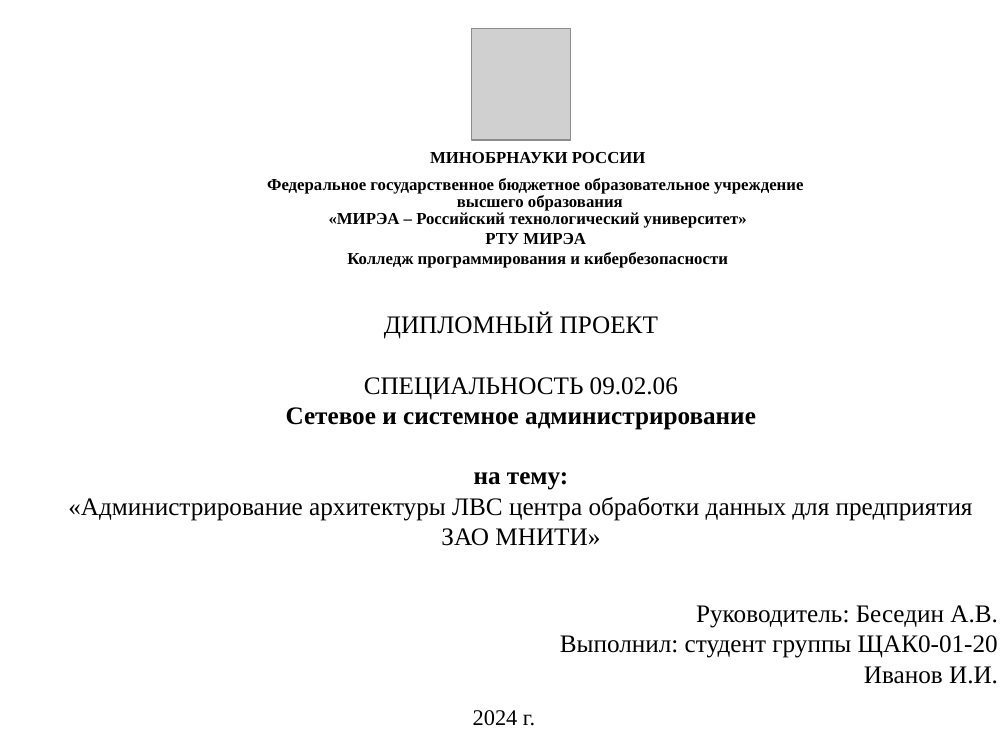
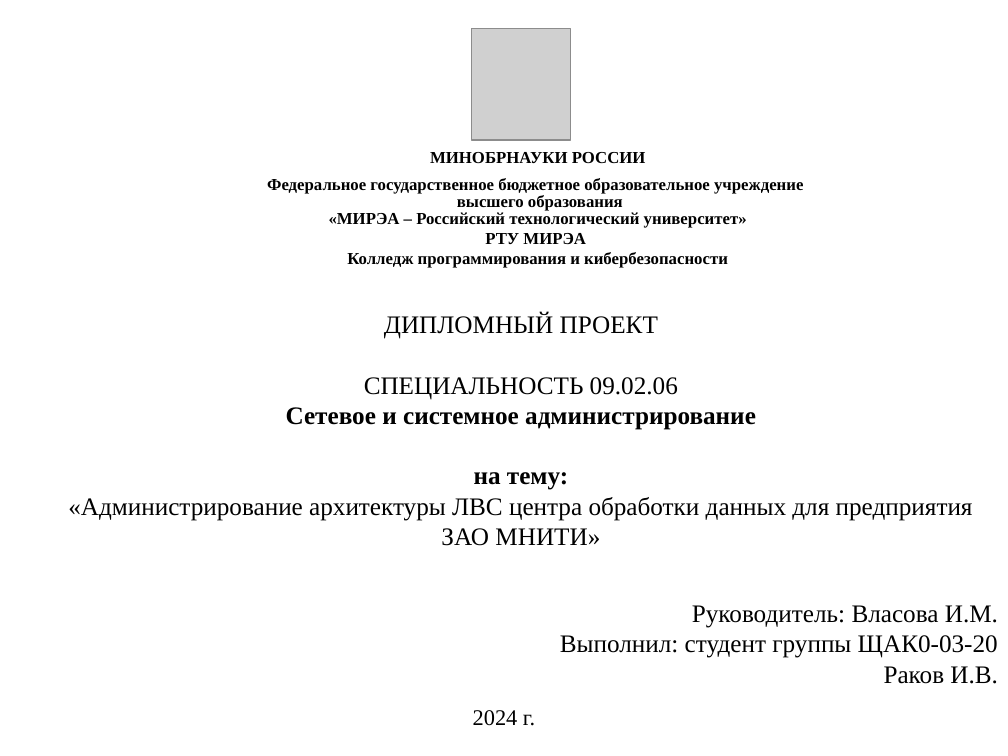
Before and after one commit to Ivashkka/diplom, a slide deck: slide 1 of Diplom_Rakov.pptx. Drawn at 1008x756 pixels with LibreOffice and Linux fonts; fonts in the diff are those of the drawing; grey boxes stand for pictures. Boxes give left, top, right and bottom in pixels: in the first picture for what was removed or moved away, otherwise in the second. Text is boxed around its words. In the diff, an @@ line names an element or a change of style, - is before the commit and + after.

```diff
--- a/Diplom_Rakov.pptx
+++ b/Diplom_Rakov.pptx
@@ text at box(560, 605, 998, 684): text changed @@
-Руководитель: Беседин А.В.
-Выполнил: студент группы ЩАК0-01-20
-Иванов И.И.
+Руководитель: Власова И.М.
+Выполнил: студент группы ЩАК0-03-20
+Раков И.В.
```
Also in this commit, not shown: 6 other slides changed, 10 slides removed, 1 other file.
